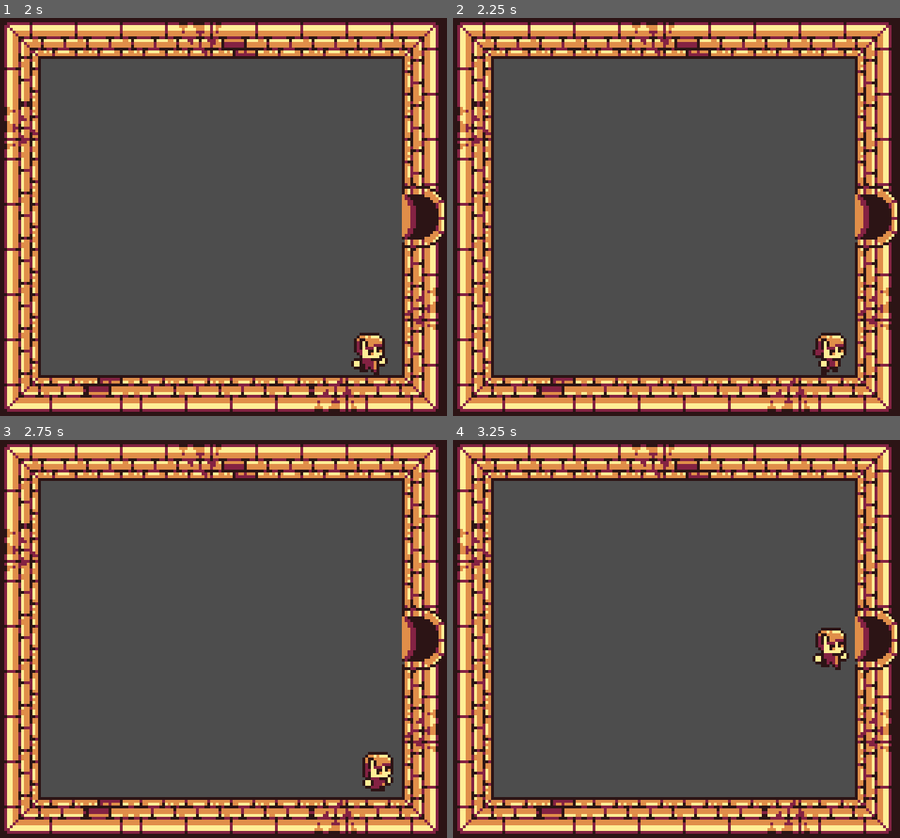
Above: before the commit, frames 1-4 (two rows, left to right).
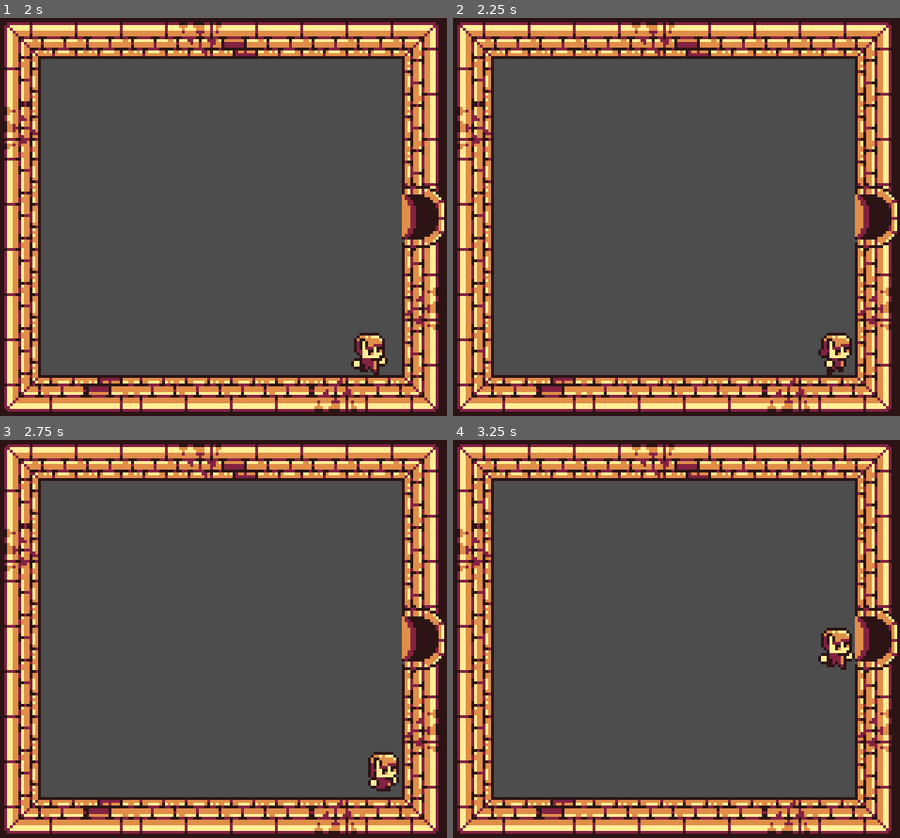
Above: after the commit, the same moments.

Repository: Halfwaywrong/GBDungeon
Game: Godot game, scene res://Assets/Scenes/game.tscn
The game is run twice, just before and just after one commit, with the same random seed, the same clock (stepped at 60 frames per second) and the same inputs.
Inputs:
- Up to frame 1 (2 s): hold D (move_right) 0.53-1.28 s; hold Down (move_down) from 1.28 s (still down)
- Up to frame 2 (2.25 s): release Down (move_down) at 2.03 s; hold D (move_right) from 2.03 s (still down)
- Up to frame 3 (2.75 s): keep holding D (move_right)
- Up to frame 4 (3.25 s): release D (move_right) at 2.78 s; hold W (move_up) from 2.78 s (still down)

Frame 1 is identical in both runs. In frame 2, 0.6% of the frame differs, in the area x 80-90%, y 79-90%; in frame 3, 0.5%; in frame 4, 0.6%, in the area x 80-90%, y 47-58%.

Commit message:
Shrink player body

Diff:
--- a/Assets/Scenes/player.tscn
+++ b/Assets/Scenes/player.tscn
@@ -98,7 +98,7 @@
 }
 
 [sub_resource type="RectangleShape2D" id="RectangleShape2D_miwh6"]
-size = Vector2(16, 16)
+size = Vector2(13, 16)
 
 [node name="Player" type="CharacterBody2D"]
 motion_mode = 1
@@ -115,4 +115,5 @@
 }
 
 [node name="body" type="CollisionShape2D" parent="."]
+position = Vector2(-0.5, 0)
 shape = SubResource("RectangleShape2D_miwh6")
